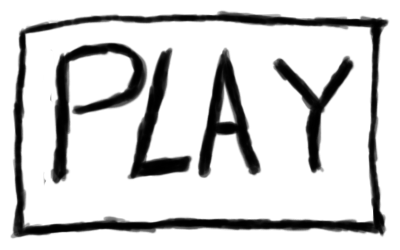
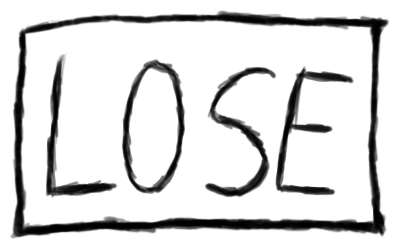
Layer changes from the first 400 × 250 image to the second:
added layer "Lose" above "Win" over [45, 51, 354, 198]
renamed "Text" to "Play", hid it over [43, 42, 356, 187]
